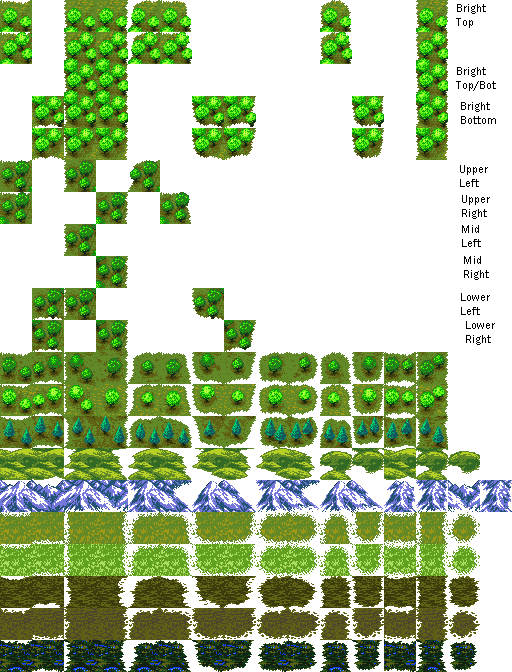
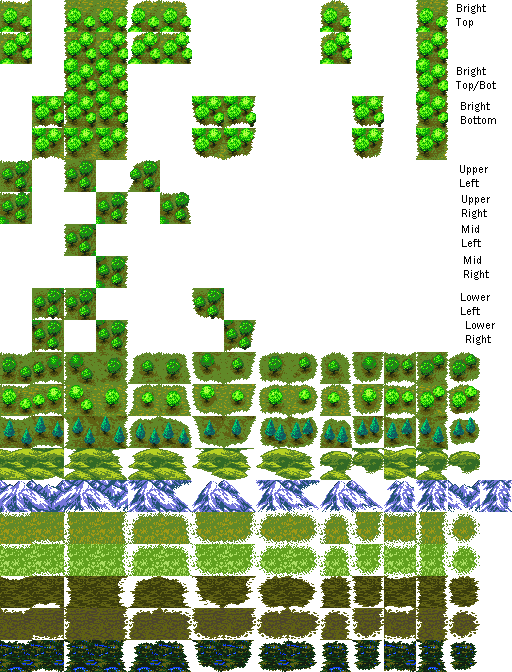
Before/after of a w=512, h=672 layered artwork. What changed in the layer stack:
painted on "Layer 1" over [448, 352, 480, 445]
